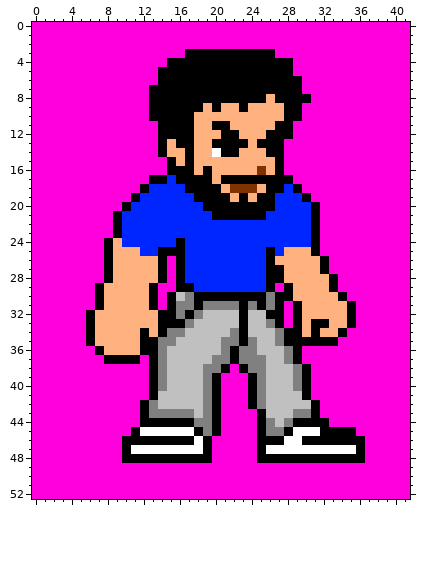
Pixel-art sprite -- chars/mb/sprites/stance_2.png. This is how it looked before the edit.
The file is 42x53 pixels.
Now the later version:
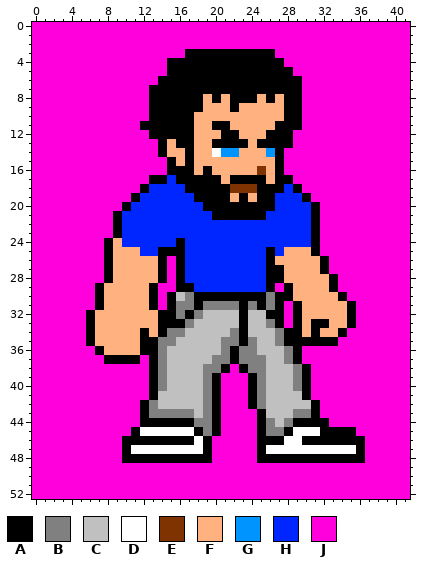
Palette (. is transparent): A #000000  B #808080  C #c0c0c0  D #ffffff  E #7f3300  F #ffb27f  G #0094ff  H #0026ff  J #ff00dc
What changed:
Changed rows in their new state; - is an unchanged pixel.
first column x 12:
 4 ----------------J--
 5 --J----------------
 8 -------F-F---FAF--J
 9 --------F-AF-------
11 AA---------------A-
12 -A-----------------
13 ----------------A--
14 ---------GG---G----
17 --------AF----F----
18 ---------A---A-----
